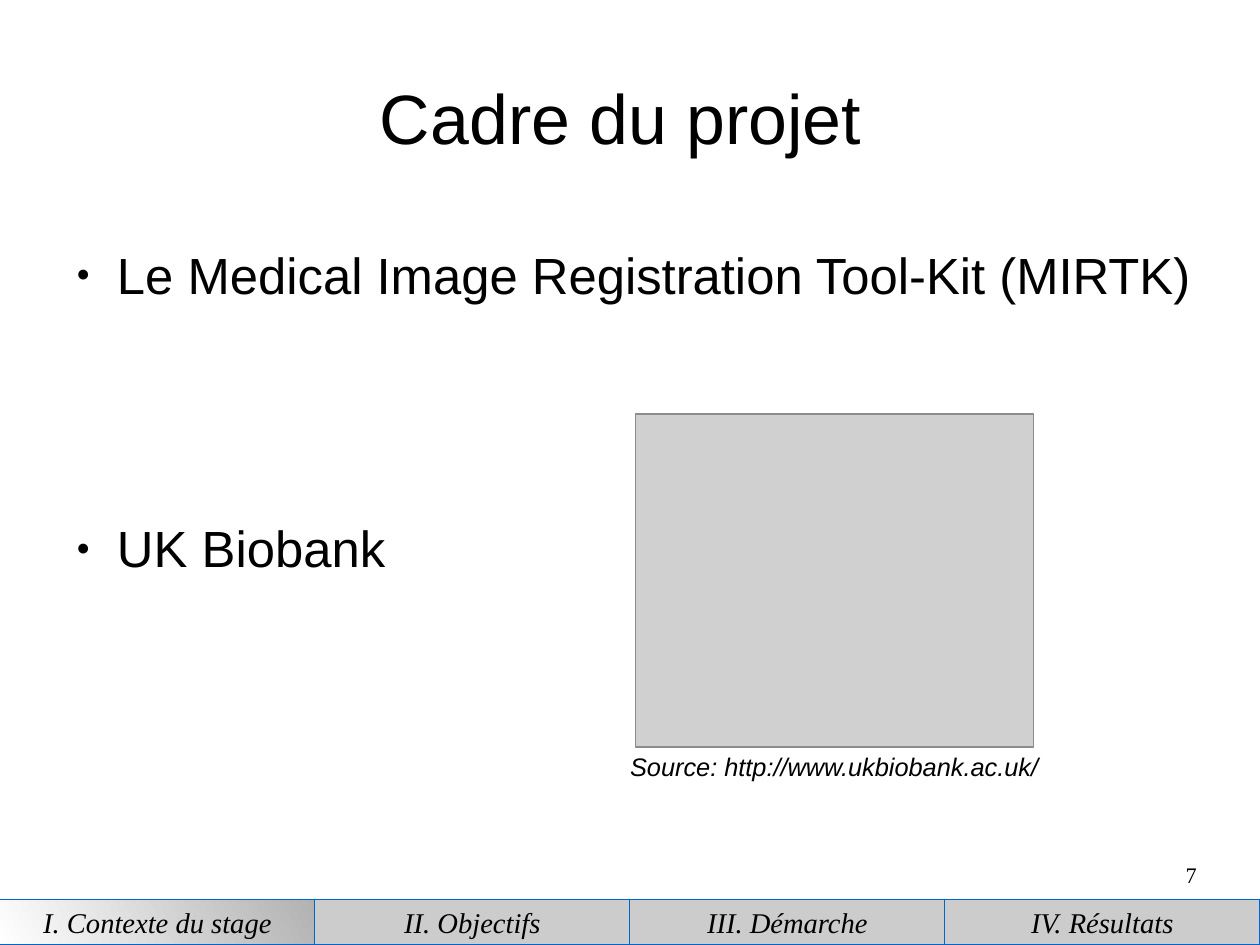
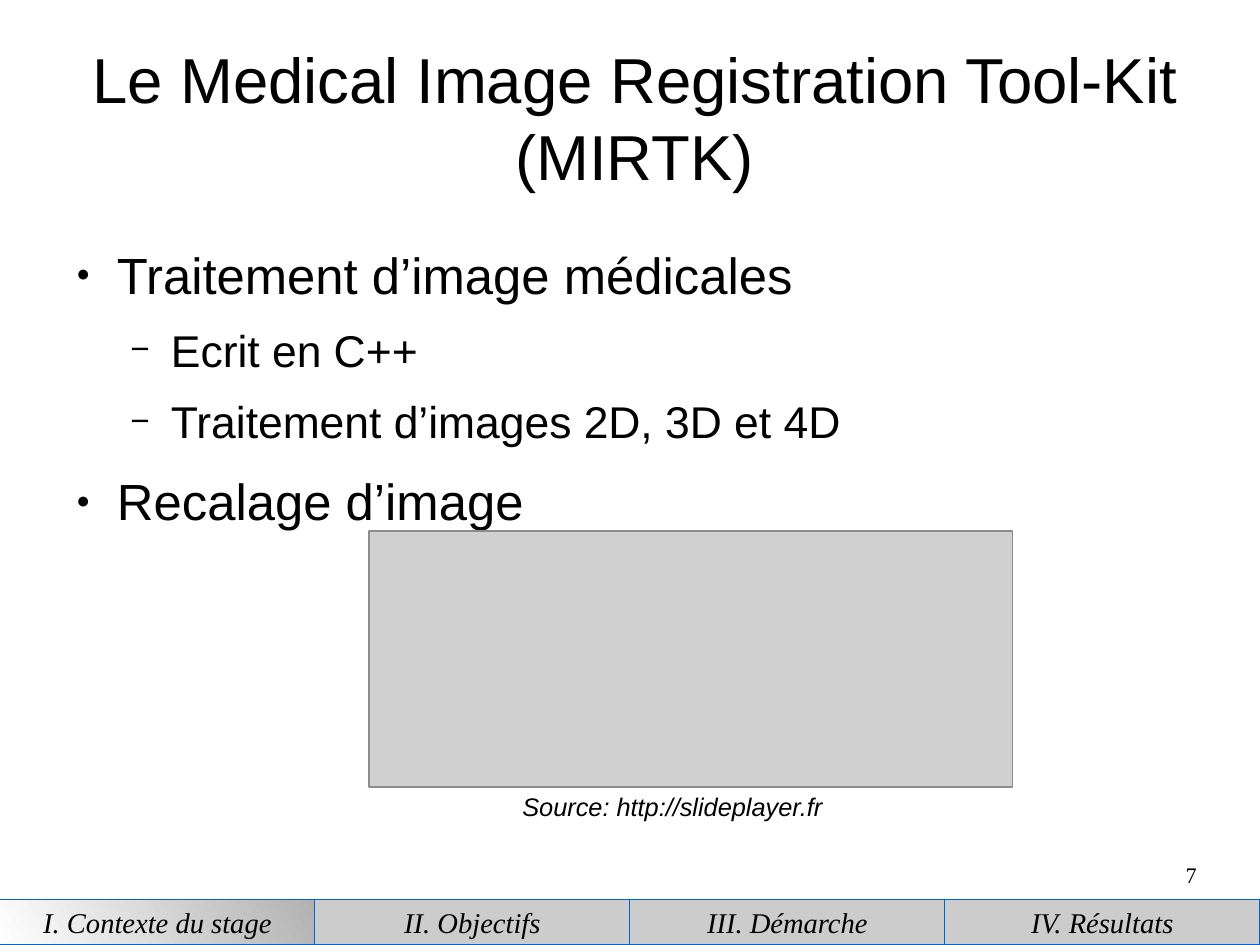
Before and after one commit to piatf/Report-2016-interniship-BioMedIA, a slide deck: slide 7 of presentation.odp. Drawn at 1260x945 pixels with LibreOffice and Linux fonts; fonts in the diff are those of the drawing; grey boxes stand for pictures. Boxes give left, top, right and bottom in pixels: in the first picture for what was removed or moved away, otherwise in the second. Text is boxed around its words. In the diff, an @@ line names an element or a change of style, - is before the commit and + after.

```diff
--- a/presentation.odp
+++ b/presentation.odp
@@ title at (92,57,1177,192): text changed; size 44 to 40 pt @@
-Cadre du projet
+Le Medical Image Registration Tool-Kit (MIRTK)
@@ text at (117,256,841,531): text changed @@
-● Le Medical Image Registration Tool-Kit (MIRTK)
-● UK Biobank
+● Traitement d’image médicales
+  − Ecrit en C++
+  − Traitement d’images 2D, 3D et 4D
+● Recalage d’image
@@ picture: place and size @@
-picture at (636,414,1034,747)
+picture at (369,532,1013,788)
@@ text at (522,797,823,822): text changed @@
-Source: http://www.ukbiobank.ac.uk/
+Source: http://slideplayer.fr
```
Also in this commit, not shown: 13 other slides changed, 5 slides added, 1 slide removed.
